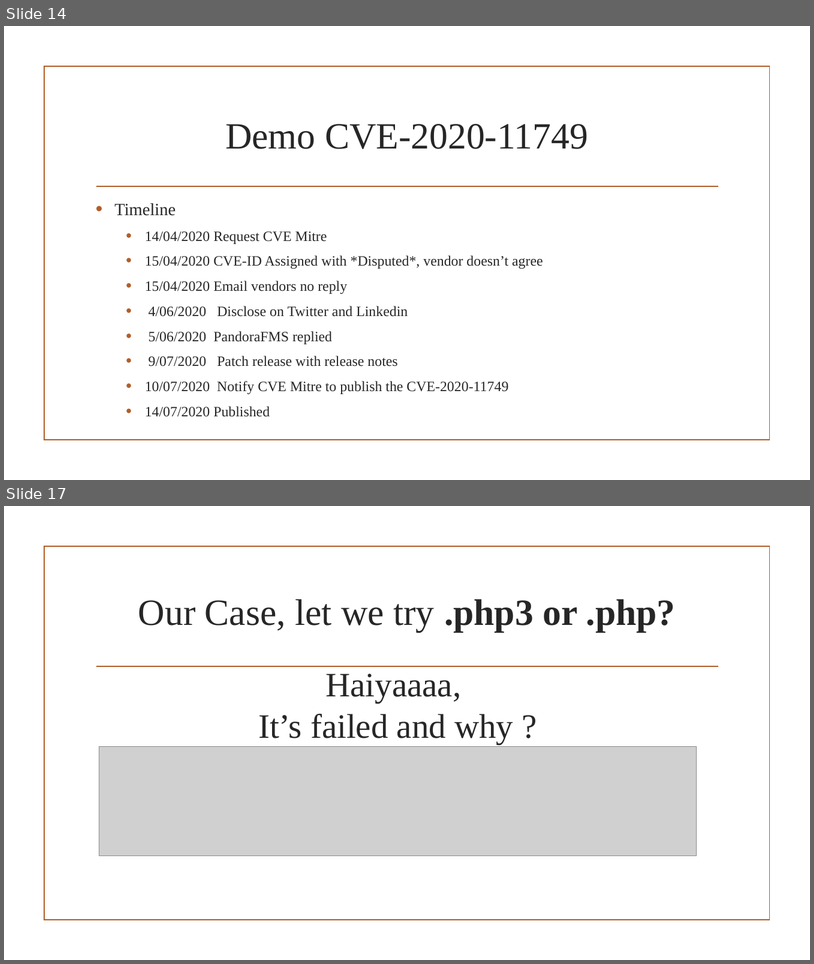
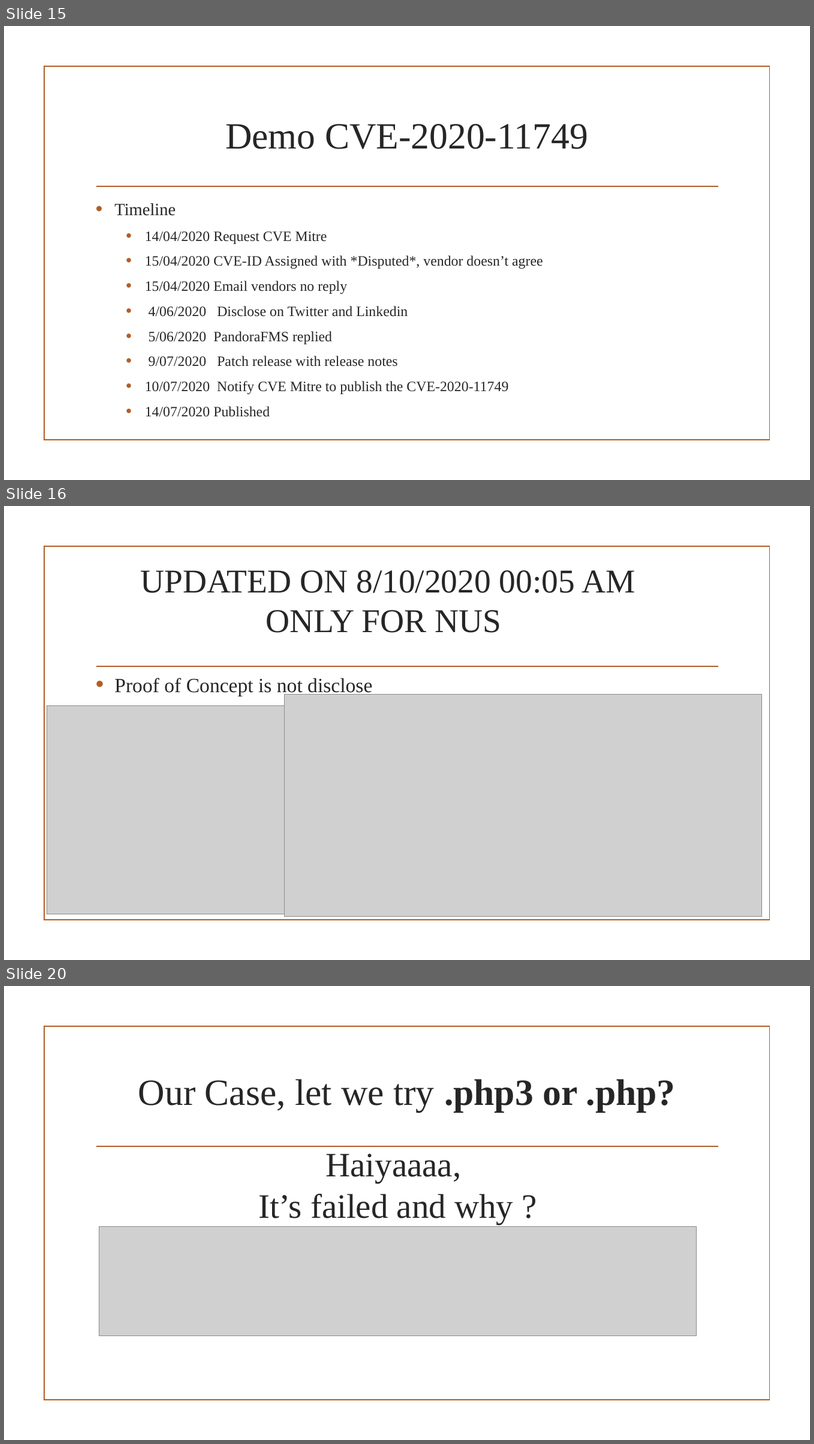
Before and after one commit to Applebois/Presentation-Slides, a slide deck: How to Hunt CVE-ID(s)/How to hunt CVE-ID(s).pptx. Shown one above the other, each under a label of ours: slides 14 and 17 before the commit, slides 15, 16 and 20 after it; the slides between them are not shown. The pictures are 814x964 and 814x1444 pixels, drawn with LibreOffice and Linux fonts; fonts in the diff are those of the drawing; grey boxes stand for pictures; background and template pictures are left out. Boxes give left, top, right and bottom in pixels: in the first picture for what was removed or moved away, otherwise in the second. Text is boxed around its words. In the diff, an @@ line names an element or a change of style, - is before the commit and + after.

```diff
--- a/How to Hunt CVE-ID(s)/How to hunt CVE-ID(s).pptx
+++ b/How to Hunt CVE-ID(s)/How to hunt CVE-ID(s).pptx
@@ slide 16 added at (x1=4, y1=506, x2=810, y2=960), background picture (left out); not listed: 2 template elements that a slide beside it also shows @@
@@ title added at (x1=140, y1=570, x2=635, y2=633), 39.6 pt, text #262626 @@
+UPDATED ON 8/10/2020 00:05 AM
+ONLY FOR NUS
@@ text added at (x1=114, y1=678, x2=372, y2=696), 24 pt, text #262626 @@
+• Proof of Concept is not disclose
@@ picture added at (x1=285, y1=694, x2=762, y2=916) @@
@@ picture added at (x1=47, y1=706, x2=757, y2=914) @@
@@ what was slide 14 is now slide 15 @@
@@ what was slide 17 is now slide 20 @@
```
Also in this commit, not shown: 5 slides changed, 3 other slides added, 1 slide removed.
